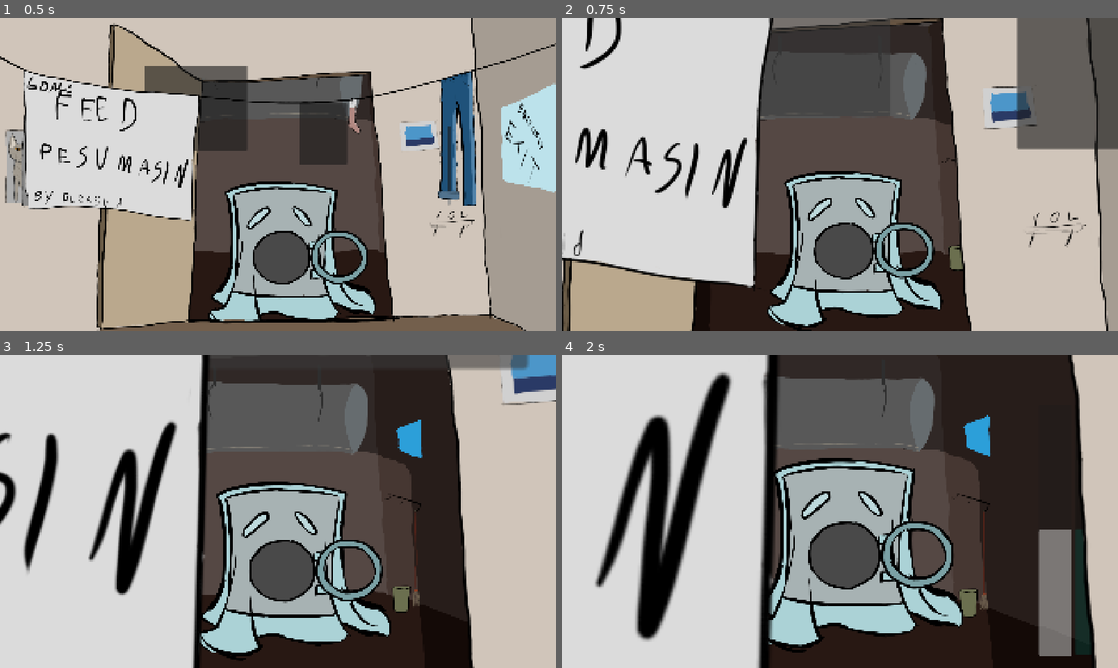
Above: before the commit, frames 1-4 (two rows, left to right).
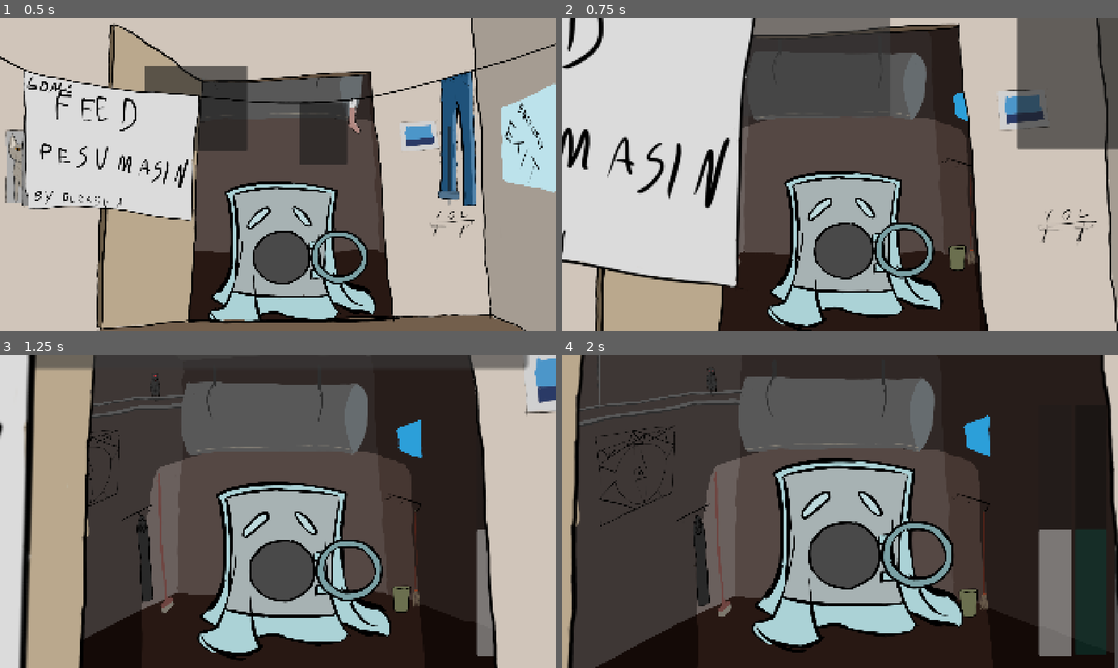
Above: after the commit, the same moments.

Repository: Kuulimagnaat/mangujamm2026
Game: Godot game, scene res://main.tscn
Same seed, same stepped clock (60 frames per second), same inputs: the game is played once before the commit and once after it.
Inputs (mouse positions are in pixels of both pictures, inside the frame that each line leads up to):
- Up to frame 1 (0.5 s): no input
- Up to frame 2 (0.75 s): click (756, 108) at 0.5 s
- Up to frame 3 (1.25 s): no input
- Up to frame 4 (2 s): move the mouse to (840, 558) at 1.27 s; press the mouse at (840, 558) at 1.28 s

Frame 1 is identical in both runs. In frame 2, 16% of the frame differs, in the area x 0-100%, y 0-100%; in frame 3, 38%; in frame 4, 43%.

Commit message:
mainmenu_anim_to_ruum

Diff:
--- a/proj/main.tscn
+++ b/proj/main.tscn
@@ -13,7 +13,7 @@
 
 [sub_resource type="Animation" id="Animation_efxa6"]
 resource_name = "MenüüstMängu"
-length = 2.0
+length = 2.5000000000000004
 tracks/0/type = "value"
 tracks/0/imported = false
 tracks/0/enabled = true
@@ -36,7 +36,7 @@
 "times": PackedFloat32Array(0, 2),
 "transitions": PackedFloat32Array(0.5, 1),
 "update": 0,
-"values": [Vector2(1.074074, 1.074074), Vector2(3.054, 3.054)]
+"values": [Vector2(1, 1), Vector2(3.054, 3.054)]
 }
 tracks/2/type = "value"
 tracks/2/imported = false
@@ -45,10 +45,10 @@
 tracks/2/interp = 1
 tracks/2/loop_wrap = true
 tracks/2/keys = {
-"times": PackedFloat32Array(0, 2),
-"transitions": PackedFloat32Array(0.5, 1),
-"update": 0,
-"values": [Vector2(-68, 13), Vector2(-218, -368)]
+"times": PackedFloat32Array(0, 2.5),
+"transitions": PackedFloat32Array(0.5, 1),
+"update": 0,
+"values": [Vector2(0, 0), Vector2(-114.642, -370.76)]
 }
 tracks/3/type = "value"
 tracks/3/imported = false
@@ -98,10 +98,38 @@
 "update": 0,
 "values": [Vector2(0.776, 0.776), Vector2(1, 1)]
 }
+tracks/7/type = "value"
+tracks/7/imported = false
+tracks/7/enabled = true
+tracks/7/path = NodePath("Menuu/Nöör:position")
+tracks/7/interp = 1
+tracks/7/loop_wrap = true
+tracks/7/keys = {
+"times": PackedFloat32Array(0, 2),
+"transitions": PackedFloat32Array(1, 1),
+"update": 0,
+"values": [Vector2(300, 0), Vector2(0, 0)]
+}
+
+[sub_resource type="Animation" id="Animation_4c57u"]
+length = 0.001
+tracks/0/type = "value"
+tracks/0/imported = false
+tracks/0/enabled = true
+tracks/0/path = NodePath("Menuu/Nöör:position")
+tracks/0/interp = 1
+tracks/0/loop_wrap = true
+tracks/0/keys = {
+"times": PackedFloat32Array(0),
+"transitions": PackedFloat32Array(1),
+"update": 0,
+"values": [Vector2(300, 0)]
+}
 
 [sub_resource type="AnimationLibrary" id="AnimationLibrary_efxa6"]
 _data = {
-&"MenüüstMängu": SubResource("Animation_efxa6")
+&"MenüüstMängu": SubResource("Animation_efxa6"),
+&"RESET": SubResource("Animation_4c57u")
 }
 
 [node name="Main" type="Node2D" unique_id=705257226]
